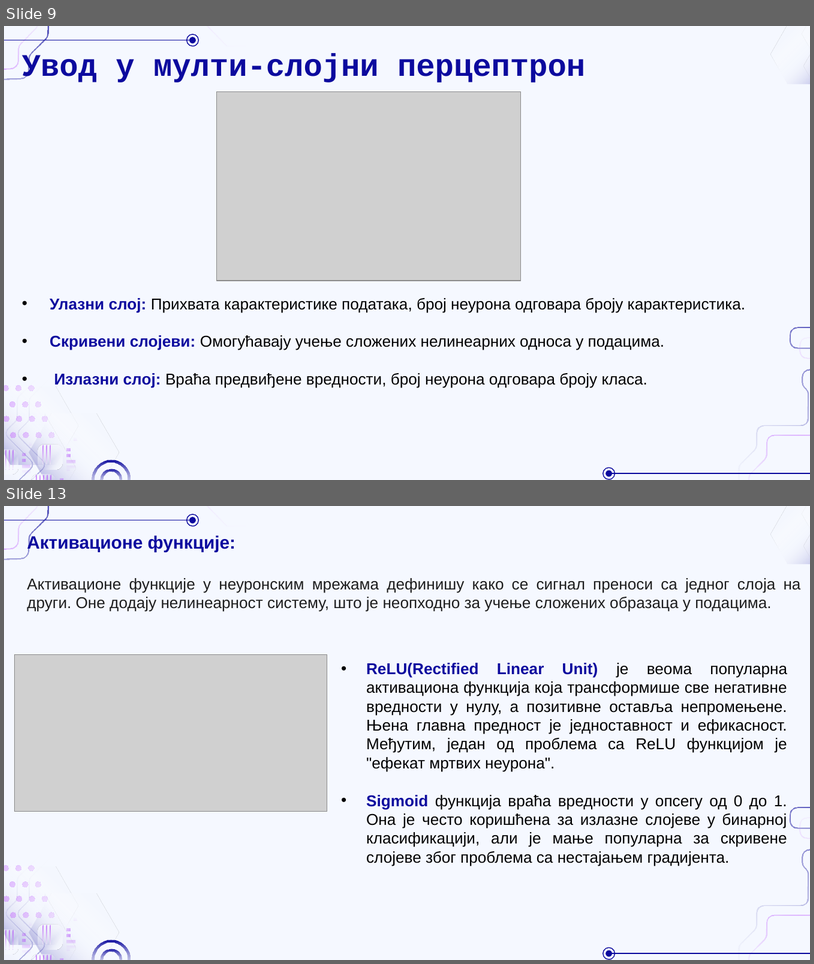
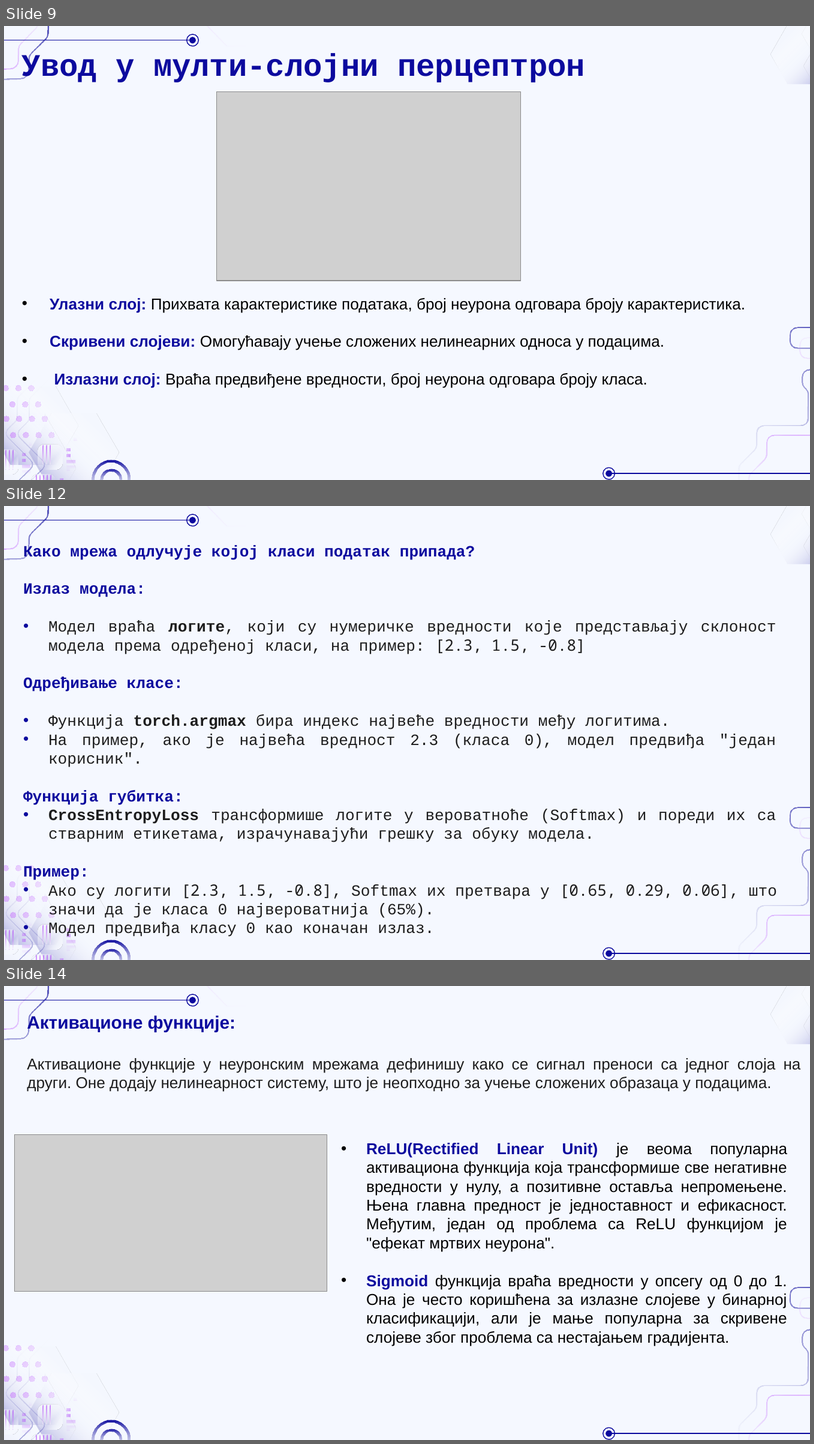
Before and after one commit to NastasijaaS/Predicting-mobile-user-distribution-in-the-Azimuth-Plane-using-MLP-neural-network, a slide deck: Пројекат4.pptx. Shown one above the other, each under a label of ours: slides 9 and 13 before the commit, slides 9, 12 and 14 after it; the slides between them are not shown. The pictures are 814x964 and 814x1444 pixels, drawn with LibreOffice and Linux fonts; fonts in the diff are those of the drawing; grey boxes stand for pictures; background and template pictures are left out. Boxes give left, top, right and bottom in pixels: in the first picture for what was removed or moved away, otherwise in the second. Text is boxed around its words. In the diff, an @@ line names an element or a change of style, - is before the commit and + after.

```diff
--- a/Пројекат4.pptx
+++ b/Пројекат4.pptx
@@ slide 12 added at <box>4,506,810,960</box>, background #F5F8FF; not listed: 46 template elements that a slide beside it also shows @@
@@ text added at <box>23,545,777,937</box>, 14 pt, text #1D1D1D @@
+Како мрежа одлучује којој класи податак припада?
+Излаз модела:
+• Модел враћа логите, који су нумеричке вредности које представљају склоност модела према одређеној класи, на пример: [2.3, 1.5, -0.8]
+Одређивање класе:
+• Функција torch.argmax бира индекс највеће вредности међу логитима.
+• На пример, ако је највећа вредност 2.3 (класа 0), модел предвиђа "један корисник".
+Функција губитка:
+• CrossEntropyLoss трансформише логите у вероватноће (Softmax) и пореди их са стварним етикетама, израчунавајући грешку за обуку модела.
+Пример:
+• Ако су логити [2.3, 1.5, -0.8], Softmax их претвара у [0.65, 0.29, 0.06], што значи да је класа 0 највероватнија (65%).
+• Модел предвиђа класу 0 као коначан излаз.
@@ what was slide 13 is now slide 14 @@
```
Also in this commit, not shown: 4 slides changed, 1 other slide added, 1 slide removed.
